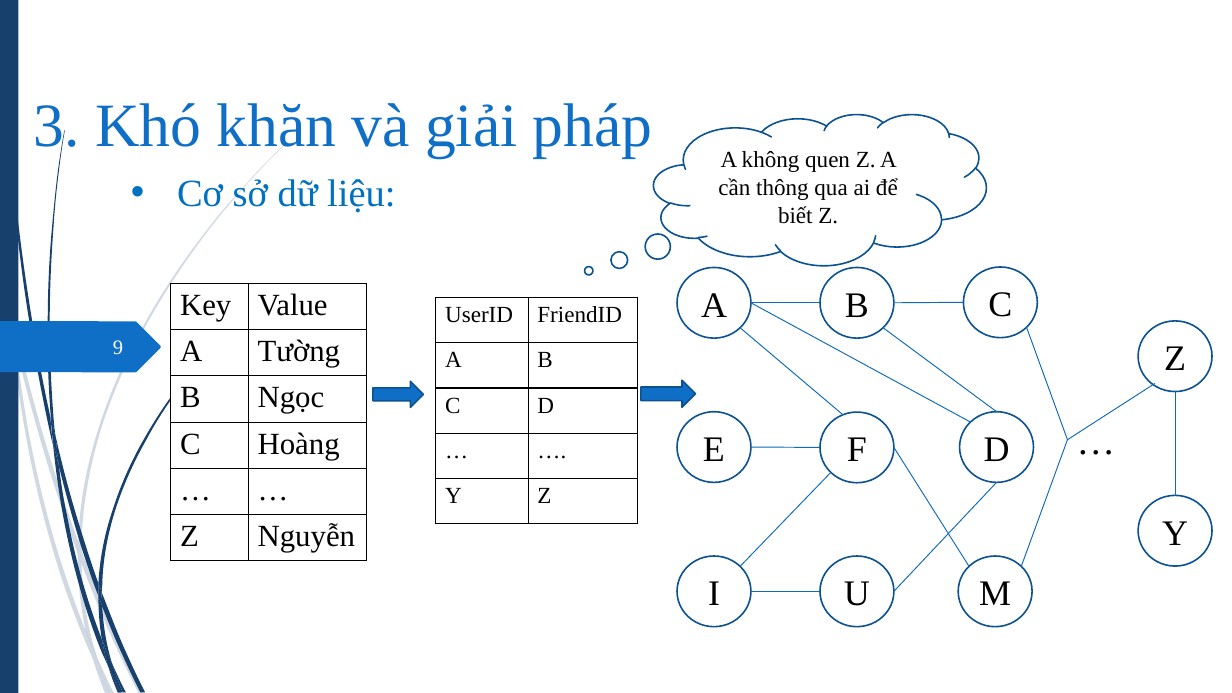
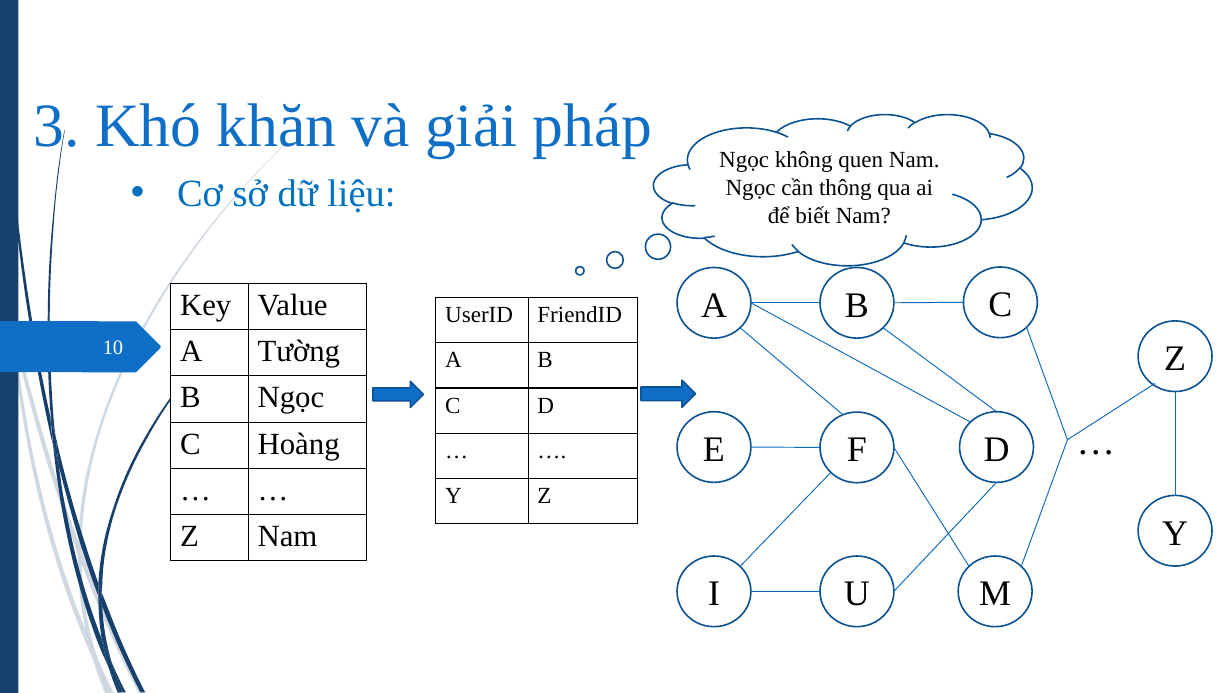
Before and after one commit to hvngoc/Presentation, a slide deck: slide 10 of slide 2.pptx (slide 9 before the commit). Drawn at 1232x693 pixels with LibreOffice and Linux fonts; fonts in the diff are those of the drawing. Boxes give left, top, right and bottom in pixels: in the first picture for what was removed or moved away, otherwise in the second. Text is boxed around its words. In the diff, an @@ line names an element or a change of style, - is before the commit and + after.

Commit message:
update 2.1

```diff
--- a/slide 2.pptx
+++ b/slide 2.pptx
@@ thought cloud "Ngọc không quen Nam. Ngọc ...": place and size @@
-thought cloud "Ngọc không quen Nam. Ngọc ..." at <box>653,115,986,266</box>
+thought cloud "Ngọc không quen Nam. Ngọc ..." at <box>653,115,1032,266</box>
@@ text in thought cloud at <box>719,151,940,224</box>: text changed @@
-A không quen Z. A cần thông qua ai để biết Z.
+Ngọc không quen Nam. Ngọc cần thông qua ai để biết Nam?
@@ table at <box>171,284,367,561</box> @@
-row 6, column 2: Nguyễn
+row 6, column 2: Nam
@@ page number at <box>103,340,123,354</box>: text changed @@
-9
+10
```
Also in this commit, not shown: 1 slide added.
